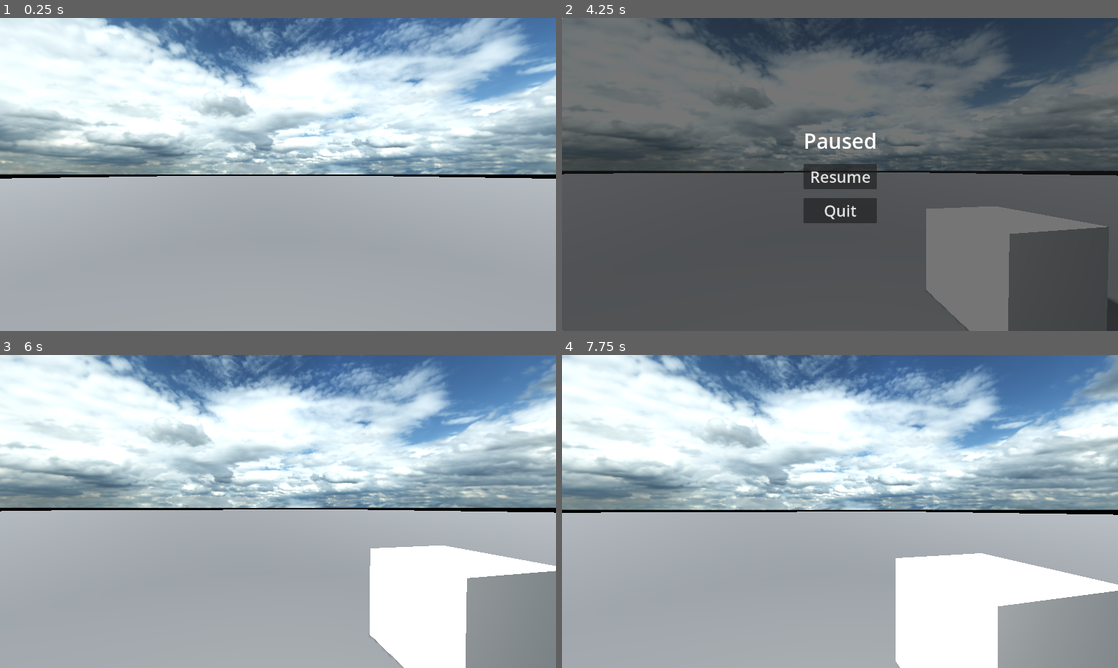
Above: before the commit, frames 1-4 (two rows, left to right).
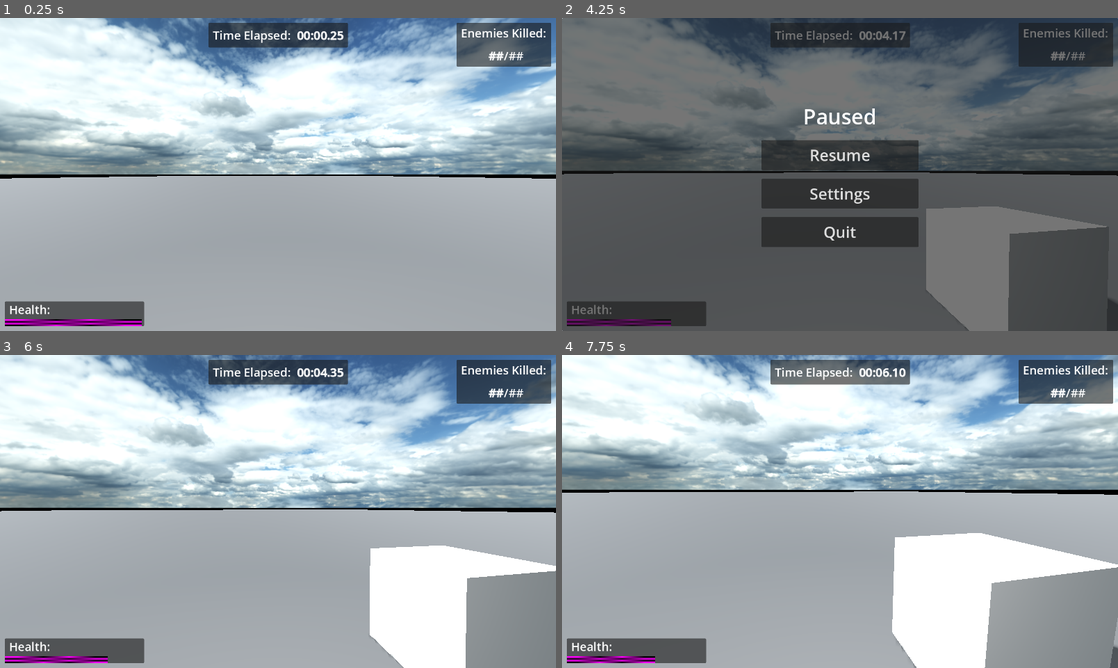
Above: after the commit, the same moments.

Repository: HuskyGameDev/2025f-team3
Game: Godot game, scene res://assets/scenes/test_scene.tscn
The game is run twice, just before and just after one commit, with the same random seed, the same clock (stepped at 60 frames per second) and the same inputs.
Inputs (mouse positions are in pixels of both pictures, inside the frame that each line leads up to):
- Up to frame 1 (0.25 s): no input
- Up to frame 2 (4.25 s): tap Enter (ui_accept) at 0.5, 0.77, 1.52, 3.02, 3.77 s; move the mouse to (867, 174) at 0.52 s; hold W (ui_up) from 0.53 s (still down); move the mouse to (812, 174) at 1.27 s; move the mouse to (851, 168) at 2.02 s; move the mouse to (834, 180) at 2.77 s; move the mouse to (878, 177) at 3.52 s; tap Escape (Pause) at 4.15 s
- Up to frame 3 (6 s): release W (ui_up) at 4.25 s; click (278, 530) at 4.25 s, where only the run after the commit has a clickable "Settings"; click (278, 611) at 5 s, where only the run after the commit has a clickable "Back"; click "Resume" at 5.75 s
- Up to frame 4 (7.75 s): move the mouse to (795, 508) at 6.52 s; hold W (ui_up) from 6.53 s (still down); tap Enter (ui_accept) at 6.77 s; move the mouse to (845, 511) at 7.27 s

The runs differ from the first frame. In frame 1, 6.4% of the frame differs, in the area x 0-100%, y 1-99%; in frame 2, 14%; in frame 3, 6.4%; in frame 4, 42%, in the area x 0-100%, y 0-100%.

Commit message:
Adding 3D HUD to test scene + misc. UI changes
- 3D HUD is a child of the test scene
- Settings menu and credits menu have actual stuff in them
- Settings menu is also its own thing instead of being within the main menu
- Pause menu has a button for the settings menu

Diff:
--- /dev/null
+++ b/crosscut/assets/UI/2d_hud.tscn
@@ -0,0 +1,169 @@
+[gd_scene load_steps=2 format=3 uid="uid://dlichn2b72vr7"]
+
+[ext_resource type="Texture2D" uid="uid://64vl8dhjq5xi" path="res://icon.svg" id="1_76gra"]
+
+[node name="2dHud" type="CanvasLayer"]
+
+[node name="LeftPanel" type="PanelContainer" parent="."]
+anchors_preset = 9
+anchor_bottom = 1.0
+offset_right = 280.0
+grow_vertical = 2
+
+[node name="VBoxContainer" type="VBoxContainer" parent="LeftPanel"]
+layout_mode = 2
+size_flags_horizontal = 4
+size_flags_vertical = 4
+theme_override_constants/separation = 20
+alignment = 1
+
+[node name="Label" type="Label" parent="LeftPanel/VBoxContainer"]
+layout_mode = 2
+theme_override_font_sizes/font_size = 48
+text = "    Towers    "
+horizontal_alignment = 1
+
+[node name="GridContainer" type="GridContainer" parent="LeftPanel/VBoxContainer"]
+layout_mode = 2
+size_flags_vertical = 4
+columns = 4
+
+[node name="TextureRect" type="TextureRect" parent="LeftPanel/VBoxContainer/GridContainer"]
+custom_minimum_size = Vector2(60, 60)
+layout_mode = 2
+size_flags_horizontal = 6
+size_flags_vertical = 4
+texture = ExtResource("1_76gra")
+expand_mode = 1
+
+[node name="TextureRect2" type="TextureRect" parent="LeftPanel/VBoxContainer/GridContainer"]
+custom_minimum_size = Vector2(60, 60)
+layout_mode = 2
+size_flags_horizontal = 6
+size_flags_vertical = 4
+texture = ExtResource("1_76gra")
+expand_mode = 1
+
+[node name="TextureRect3" type="TextureRect" parent="LeftPanel/VBoxContainer/GridContainer"]
+custom_minimum_size = Vector2(60, 60)
+layout_mode = 2
+size_flags_horizontal = 6
+size_flags_vertical = 4
+texture = ExtResource("1_76gra")
+expand_mode = 1
+
+[node name="TextureRect4" type="TextureRect" parent="LeftPanel/VBoxContainer/GridContainer"]
+custom_minimum_size = Vector2(60, 60)
+layout_mode = 2
+size_flags_horizontal = 6
+size_flags_vertical = 4
+texture = ExtResource("1_76gra")
+expand_mode = 1
+
+[node name="TextureRect5" type="TextureRect" parent="LeftPanel/VBoxContainer/GridContainer"]
+custom_minimum_size = Vector2(60, 60)
+layout_mode = 2
+size_flags_horizontal = 6
+size_flags_vertical = 4
+texture = ExtResource("1_76gra")
+expand_mode = 1
+
+[node name="TextureRect6" type="TextureRect" parent="LeftPanel/VBoxContainer/GridContainer"]
+custom_minimum_size = Vector2(60, 60)
+layout_mode = 2
+size_flags_horizontal = 6
+size_flags_vertical = 4
+texture = ExtResource("1_76gra")
+expand_mode = 1
+
+[node name="TextureRect7" type="TextureRect" parent="LeftPanel/VBoxContainer/GridContainer"]
+custom_minimum_size = Vector2(60, 60)
+layout_mode = 2
+size_flags_horizontal = 6
+size_flags_vertical = 4
+texture = ExtResource("1_76gra")
+expand_mode = 1
+
+[node name="TextureRect8" type="TextureRect" parent="LeftPanel/VBoxContainer/GridContainer"]
+custom_minimum_size = Vector2(60, 60)
+layout_mode = 2
+size_flags_horizontal = 6
+size_flags_vertical = 4
+texture = ExtResource("1_76gra")
+expand_mode = 1
+
+[node name="Label2" type="Label" parent="LeftPanel/VBoxContainer"]
+custom_minimum_size = Vector2(1, 1)
+layout_mode = 2
+theme_override_font_sizes/font_size = 28
+text = "Name of currently selected tower"
+horizontal_alignment = 1
+autowrap_mode = 3
+
+[node name="Label3" type="Label" parent="LeftPanel/VBoxContainer"]
+custom_minimum_size = Vector2(1, 1)
+layout_mode = 2
+theme_override_font_sizes/font_size = 16
+text = "This is the description for the currently selected tower. It should be long enough to hold at least three short sentences or two really really really really really really long ones."
+horizontal_alignment = 1
+autowrap_mode = 3
+
+[node name="HBoxContainer" type="HBoxContainer" parent="LeftPanel/VBoxContainer"]
+layout_mode = 2
+size_flags_vertical = 4
+theme_override_constants/separation = -50
+
+[node name="TextureRect" type="TextureRect" parent="LeftPanel/VBoxContainer/HBoxContainer"]
+custom_minimum_size = Vector2(60, 60)
+layout_mode = 2
+size_flags_horizontal = 3
+size_flags_vertical = 4
+texture = ExtResource("1_76gra")
+expand_mode = 1
+stretch_mode = 5
+
+[node name="Label2" type="Label" parent="LeftPanel/VBoxContainer/HBoxContainer"]
+custom_minimum_size = Vector2(1, 1)
+layout_mode = 2
+size_flags_horizontal = 3
+theme_override_font_sizes/font_size = 36
+text = "9999"
+horizontal_alignment = 1
+autowrap_mode = 3
+
+[node name="Button" type="Button" parent="LeftPanel/VBoxContainer"]
+layout_mode = 2
+size_flags_vertical = 4
+theme_override_font_sizes/font_size = 40
+text = "Buy"
+
+[node name="RightPanel" type="PanelContainer" parent="."]
+anchors_preset = 11
+anchor_left = 1.0
+anchor_right = 1.0
+anchor_bottom = 1.0
+offset_left = -280.0
+grow_horizontal = 0
+grow_vertical = 2
+
+[node name="VBoxContainer" type="VBoxContainer" parent="RightPanel"]
+layout_mode = 2
+size_flags_horizontal = 4
+size_flags_vertical = 4
+theme_override_constants/separation = 100
+alignment = 1
+
+[node name="Label2" type="Label" parent="RightPanel/VBoxContainer"]
+custom_minimum_size = Vector2(1, 1)
+layout_mode = 2
+size_flags_vertical = 6
+theme_override_font_sizes/font_size = 28
+text = "Next wave: 999"
+horizontal_alignment = 1
+autowrap_mode = 3
+
+[node name="Button" type="Button" parent="RightPanel/VBoxContainer"]
+layout_mode = 2
+size_flags_vertical = 6
+theme_override_font_sizes/font_size = 40
+text = "Start Wave"
--- a/crosscut/assets/UI/main_menu.gd
+++ b/crosscut/assets/UI/main_menu.gd
@@ -5,9 +5,6 @@
 
 func _on_settings_pressed() -> void:
 	$MainPanel/Settings.visible = true
-
-func _on_back_pressed() -> void:
-	$MainPanel/Settings.visible = false
 
 func _on_credits_pressed() -> void:
 	$MainPanel/Credits.visible = true
--- a/crosscut/assets/UI/main_menu.tscn
+++ b/crosscut/assets/UI/main_menu.tscn
@@ -1,6 +1,7 @@
-[gd_scene load_steps=4 format=3 uid="uid://b3oy2gcplojiq"]
+[gd_scene load_steps=5 format=3 uid="uid://b3oy2gcplojiq"]
 
 [ext_resource type="Script" uid="uid://bc0h2ikfpg18h" path="res://assets/UI/main_menu.gd" id="1_tdcik"]
+[ext_resource type="PackedScene" uid="uid://ikri6xa5ivlr" path="res://assets/UI/settings_menu.tscn" id="2_qsvht"]
 
 [sub_resource type="StyleBoxEmpty" id="StyleBoxEmpty_tdcik"]
 content_margin_left = 100.0
@@ -73,32 +74,9 @@
 theme_override_font_sizes/font_size = 40
 text = "Quit"
 
-[node name="Settings" type="PanelContainer" parent="MainPanel"]
+[node name="Settings" parent="MainPanel" instance=ExtResource("2_qsvht")]
 visible = false
 layout_mode = 2
-theme_override_styles/panel = SubResource("StyleBoxFlat_tdcik")
-
-[node name="BoxContainer" type="BoxContainer" parent="MainPanel/Settings"]
-layout_mode = 2
-size_flags_horizontal = 3
-size_flags_vertical = 3
-theme_override_constants/separation = 240
-vertical = true
-
-[node name="Label" type="Label" parent="MainPanel/Settings/BoxContainer"]
-layout_mode = 2
-size_flags_vertical = 6
-theme_override_font_sizes/font_size = 56
-text = "Settings"
-horizontal_alignment = 1
-vertical_alignment = 1
-
-[node name="Back" type="Button" parent="MainPanel/Settings/BoxContainer"]
-layout_mode = 2
-size_flags_vertical = 3
-theme_override_font_sizes/font_size = 40
-text = "Back
-"
 
 [node name="Credits" type="PanelContainer" parent="MainPanel"]
 visible = false
@@ -109,7 +87,7 @@
 layout_mode = 2
 size_flags_horizontal = 3
 size_flags_vertical = 3
-theme_override_constants/separation = 240
+theme_override_constants/separation = 20
 vertical = true
 
 [node name="Label" type="Label" parent="MainPanel/Credits/BoxContainer"]
@@ -117,6 +95,21 @@
 size_flags_vertical = 6
 theme_override_font_sizes/font_size = 56
 text = "Credits"
+horizontal_alignment = 1
+vertical_alignment = 1
+
+[node name="Label2" type="Label" parent="MainPanel/Credits/BoxContainer"]
+layout_mode = 2
+size_flags_vertical = 6
+theme_override_font_sizes/font_size = 30
+text = "Evan Zimmermann - Team Leader
+Alex Symanzik - Tester
+Andrew Sadler - Programmer/Tester
+Caeden Kidd - 3D Artist
+Collin McFarland - UI Artist
+Ezra Crocker - Programmer
+Kai Stack - Programmer
+Mason Connor - Programmer"
 horizontal_alignment = 1
 vertical_alignment = 1
 
@@ -131,5 +124,4 @@
 [connection signal="pressed" from="MainPanel/MainMenu/BoxContainer/Settings" to="." method="_on_settings_pressed"]
 [connection signal="pressed" from="MainPanel/MainMenu/BoxContainer/Credits" to="." method="_on_credits_pressed"]
 [connection signal="pressed" from="MainPanel/MainMenu/BoxContainer/Quit" to="." method="_on_quit_pressed"]
-[connection signal="pressed" from="MainPanel/Settings/BoxContainer/Back" to="." method="_on_back_pressed"]
 [connection signal="pressed" from="MainPanel/Credits/BoxContainer/Back" to="." method="_on_back2_pressed"]
--- a/crosscut/assets/UI/pause_menu.gd
+++ b/crosscut/assets/UI/pause_menu.gd
@@ -8,6 +8,9 @@
 	get_tree().paused = false
 	Input.mouse_mode = Input.MOUSE_MODE_CAPTURED #go back to mouse camera controls
 
+func _on_settings_pressed() -> void:
+	$SettingsMenu.visible = true
+
 func _on_quit_pressed() -> void:
 	get_tree().paused = false
 	get_tree().change_scene_to_file("res://assets/scenes/main_menu_scene.tscn")
--- a/crosscut/assets/UI/pause_menu.tscn
+++ b/crosscut/assets/UI/pause_menu.tscn
@@ -1,6 +1,7 @@
-[gd_scene load_steps=3 format=3 uid="uid://cgudj1wf88k62"]
+[gd_scene load_steps=4 format=3 uid="uid://cgudj1wf88k62"]
 
 [ext_resource type="Script" uid="uid://dvyxhx8p1r272" path="res://assets/UI/pause_menu.gd" id="1_82k73"]
+[ext_resource type="PackedScene" uid="uid://ikri6xa5ivlr" path="res://assets/UI/settings_menu.tscn" id="2_6jc1k"]
 
 [sub_resource type="LabelSettings" id="LabelSettings_py84k"]
 font_size = 48
@@ -22,16 +23,17 @@
 anchor_top = 0.5
 anchor_right = 0.5
 anchor_bottom = 0.5
-offset_left = -20.0
-offset_top = -20.0
-offset_right = 20.0
-offset_bottom = 20.0
+offset_left = -181.0
+offset_top = -167.0
+offset_right = 181.0
+offset_bottom = 167.0
 grow_horizontal = 2
 grow_vertical = 2
 theme_override_constants/separation = 20
 
 [node name="Label" type="Label" parent="VBoxContainer"]
 layout_mode = 2
+size_flags_vertical = 6
 text = "Paused"
 label_settings = SubResource("LabelSettings_py84k")
 horizontal_alignment = 1
@@ -39,13 +41,37 @@
 
 [node name="Resume" type="Button" parent="VBoxContainer"]
 layout_mode = 2
+size_flags_vertical = 3
 theme_override_font_sizes/font_size = 36
 text = "Resume"
 
+[node name="Settings" type="Button" parent="VBoxContainer"]
+layout_mode = 2
+size_flags_vertical = 3
+theme_override_font_sizes/font_size = 36
+text = "Settings
+"
+
 [node name="Quit" type="Button" parent="VBoxContainer"]
 layout_mode = 2
+size_flags_vertical = 3
 theme_override_font_sizes/font_size = 36
 text = "Quit"
 
+[node name="SettingsMenu" parent="." instance=ExtResource("2_6jc1k")]
+visible = false
+anchors_preset = 0
+anchor_left = 0.0
+anchor_top = 0.0
+anchor_right = 0.0
+anchor_bottom = 0.0
+offset_left = 215.0
+offset_top = 64.0
+offset_right = 1065.0
+offset_bottom = 656.0
+grow_horizontal = 1
+grow_vertical = 1
+
 [connection signal="pressed" from="VBoxContainer/Resume" to="." method="_on_resume_pressed"]
+[connection signal="pressed" from="VBoxContainer/Settings" to="." method="_on_settings_pressed"]
 [connection signal="pressed" from="VBoxContainer/Quit" to="." method="_on_quit_pressed"]
--- /dev/null
+++ b/crosscut/assets/UI/settings_menu.gd
@@ -0,0 +1,22 @@
+extends PanelContainer
+
+func _ready() -> void:
+	pass # Settings would be loaded from a prefs file in this function
+
+func _on_back_pressed() -> void:
+	visible = false
+
+#!# When volume sliders are changed, the value will determine the volume variables in the prefs file.
+#!# Any audio players should use the prefs file and set the volume accordingly.
+
+# Main volume slider
+func _on_h_slider_value_changed(value: float) -> void:
+	pass # Replace with function body.
+
+# Music volume slider
+func _on_h_slider_value_changed_music(value: float) -> void:
+	pass # Replace with function body.
+
+# SFX volume slider
+func _on_h_slider_value_changed_sfx(value: float) -> void:
+	pass # Replace with function body.
--- /dev/null
+++ b/crosscut/assets/UI/settings_menu.tscn
@@ -0,0 +1,105 @@
+[gd_scene load_steps=3 format=3 uid="uid://ikri6xa5ivlr"]
+
+[ext_resource type="StyleBox" uid="uid://dk1dg8em3lxgg" path="res://assets/UI/settings_menu_stylebox.tres" id="1_v7x8l"]
+[ext_resource type="Script" uid="uid://dqir6wj0tysun" path="res://assets/UI/settings_menu.gd" id="2_8oaw2"]
+
+[node name="SettingsMenu" type="PanelContainer"]
+anchors_preset = 8
+anchor_left = 0.5
+anchor_top = 0.5
+anchor_right = 0.5
+anchor_bottom = 0.5
+offset_left = -348.0
+offset_top = -253.0
+offset_right = 348.0
+offset_bottom = 253.0
+grow_horizontal = 2
+grow_vertical = 2
+theme_override_styles/panel = ExtResource("1_v7x8l")
+script = ExtResource("2_8oaw2")
+
+[node name="BoxContainer" type="BoxContainer" parent="."]
+layout_mode = 2
+size_flags_horizontal = 4
+theme_override_constants/separation = 60
+vertical = true
+
+[node name="Label" type="Label" parent="BoxContainer"]
+layout_mode = 2
+size_flags_vertical = 6
+theme_override_font_sizes/font_size = 56
+text = "              Settings              "
+horizontal_alignment = 1
+vertical_alignment = 1
+
+[node name="MainVolume" type="HBoxContainer" parent="BoxContainer"]
+layout_mode = 2
+theme_override_constants/separation = 40
+
+[node name="Label" type="Label" parent="BoxContainer/MainVolume"]
+layout_mode = 2
+size_flags_horizontal = 3
+size_flags_vertical = 1
+theme_override_font_sizes/font_size = 30
+text = "Main Volume"
+vertical_alignment = 1
+
+[node name="HSlider" type="HSlider" parent="BoxContainer/MainVolume"]
+layout_mode = 2
+size_flags_horizontal = 3
+size_flags_vertical = 1
+value = 100.0
+tick_count = 100
+ticks_on_borders = true
+
+[node name="MusicVolume" type="HBoxContainer" parent="BoxContainer"]
+layout_mode = 2
+theme_override_constants/separation = 40
+
+[node name="Label" type="Label" parent="BoxContainer/MusicVolume"]
+layout_mode = 2
+size_flags_horizontal = 3
+size_flags_vertical = 1
+theme_override_font_sizes/font_size = 30
+text = "Music Volume"
+vertical_alignment = 1
+
+[node name="HSlider" type="HSlider" parent="BoxContainer/MusicVolume"]
+layout_mode = 2
+size_flags_horizontal = 3
+size_flags_vertical = 1
+value = 100.0
+tick_count = 100
+ticks_on_borders = true
+
+[node name="SFXVolume" type="HBoxContainer" parent="BoxContainer"]
+layout_mode = 2
+theme_override_constants/separation = 40
+
+[node name="Label" type="Label" parent="BoxContainer/SFXVolume"]
+layout_mode = 2
+size_flags_horizontal = 3
+size_flags_vertical = 1
+theme_override_font_sizes/font_size = 30
+text = "Sound Effects Volume"
+vertical_alignment = 1
+
+[node name="HSlider" type="HSlider" parent="BoxContainer/SFXVolume"]
+layout_mode = 2
+size_flags_horizontal = 3
+size_flags_vertical = 1
+value = 100.0
+tick_count = 100
+ticks_on_borders = true
+
+[node name="Back" type="Button" parent="BoxContainer"]
+layout_mode = 2
+size_flags_vertical = 3
+theme_override_font_sizes/font_size = 40
+text = "Back
+"
+
+[connection signal="value_changed" from="BoxContainer/MainVolume/HSlider" to="." method="_on_h_slider_value_changed"]
+[connection signal="value_changed" from="BoxContainer/MusicVolume/HSlider" to="." method="_on_h_slider_value_changed_music"]
+[connection signal="value_changed" from="BoxContainer/SFXVolume/HSlider" to="." method="_on_h_slider_value_changed_sfx"]
+[connection signal="pressed" from="BoxContainer/Back" to="." method="_on_back_pressed"]
--- /dev/null
+++ b/crosscut/assets/UI/settings_menu_stylebox.tres
@@ -0,0 +1,12 @@
+[gd_resource type="StyleBoxFlat" format=3 uid="uid://dk1dg8em3lxgg"]
+
+[resource]
+content_margin_left = 20.0
+content_margin_top = 20.0
+content_margin_right = 20.0
+content_margin_bottom = 20.0
+bg_color = Color(0.099986, 0.099986, 0.099986, 1)
+corner_radius_top_left = 15
+corner_radius_top_right = 15
+corner_radius_bottom_right = 15
+corner_radius_bottom_left = 15
--- a/crosscut/assets/scenes/test_scene.tscn
+++ b/crosscut/assets/scenes/test_scene.tscn
@@ -1,9 +1,10 @@
-[gd_scene load_steps=13 format=3 uid="uid://ccy5pg6ws1kk4"]
+[gd_scene load_steps=14 format=3 uid="uid://ccy5pg6ws1kk4"]
 
 [ext_resource type="PackedScene" uid="uid://x18icxf4xg6e" path="res://assets/scenes/first_person_player.tscn" id="1_41fjk"]
 [ext_resource type="Texture2D" uid="uid://cqedqgd8kybb0" path="res://assets/sky/DaySkyHDRI051B_2K-HDR.exr" id="1_376kr"]
 [ext_resource type="Script" uid="uid://by0kcrtjmydqp" path="res://assets/scripts/tower_grid.gd" id="3_vio1o"]
 [ext_resource type="PackedScene" uid="uid://cgudj1wf88k62" path="res://assets/UI/pause_menu.tscn" id="4_1npq7"]
+[ext_resource type="PackedScene" uid="uid://dckpdofm2vrvg" path="res://assets/UI/3d_hud.tscn" id="5_3f7cn"]
 
 [sub_resource type="PanoramaSkyMaterial" id="PanoramaSkyMaterial_vio1o"]
 panorama = ExtResource("1_376kr")
@@ -72,5 +73,7 @@
 script = ExtResource("3_vio1o")
 metadata/_editor_floor_ = Vector3(0, 4, 0)
 
+[node name="3dHud" parent="." instance=ExtResource("5_3f7cn")]
+
 [node name="PauseMenu" parent="." instance=ExtResource("4_1npq7")]
 process_mode = 3
Not shown, added: crosscut/assets/UI/settings_menu.gd.uid
